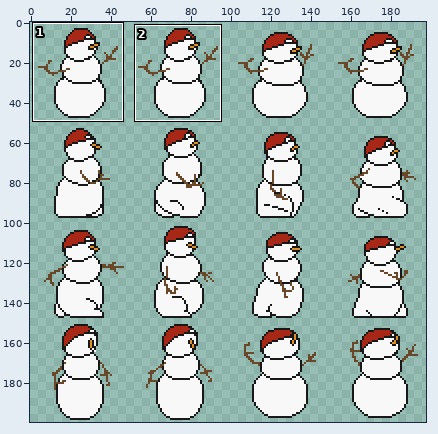
Edited in one commit: sprite sheet (Assets/Sprites/snowman/snowman.png). The picture above shows the old version from afar; the outline marks the close-up.
Close-up. As it was:
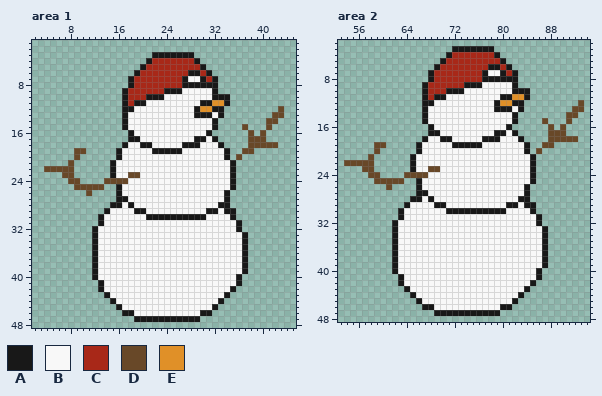
The file is 200x200 pixels. Shown: area 1: x 2..45, y 1..48; area 2: x 53..94, y 2..48. The wide view leaves out empty margins. The commit also changed other parts of the picture, which this record leaves out.
Palette (. is transparent): A #181818  B #f8f8f8  C #a82818  D #684828  E #e09028
New version:
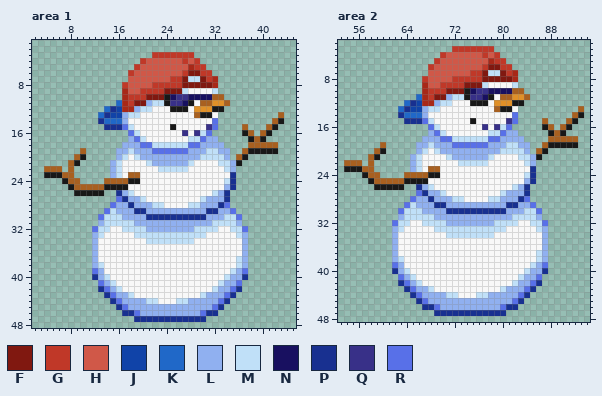
Colours new in this view: F #801810  G #c03828  H #d05848  J #1043a8  K #2068c8  L #90b0f0  M #c0e0f8  N #181060  P #183090  Q #383088  R #5870e8
Difference:
colour D: #684828 -> #a86020
Changed rows in their new state; - is a pixel that keeps its letter.
Area 1:
first column x 4:
 3 ------------------GGGGGGG---------------
 4 ----------------GHHHHHHGHG--------------
 5 ---------------GHHHHHHHH-GG-------------
 6 --------------GHHHHHHHHGFFGG------------
 7 --------------HHHHHHHGGFMMFGC-----------
 8 -------------GHHHHGGGGGFFFFFC-----------
 9 -------------CHHGGGGFFFM----M-----------
10 -------------CGGGFFFANQQNNNNDD.---------
11 ------------KCGFFLMMAQQNA-DD--D---------
12 ----------KPJCCLMM---AAA-E-------------.
13 ---------KPJJLMM---------D---.--------.-
14 ---------PKKKL--------------R--------.-A
15 ----------PPPRM------A-----QR---------A-
16 --------------RM-------Q-QMR-----A---A--
17 --------------LRM-------MMRLL-----A-A---
18 -------------LLLRRMMMMMMRRLLLL----------
19 -----.------LLMLLLRRRRRRLLLMMLL---AAAAA-
20 ------A-----LM-MLLLLLLLLLLMMMML--A------
21 -----A-----LM----MLLLLLLM----MMLA-------
22 ---.-------LM------MMMMM------ML--------
23 AAA--------LM------------------P--------
24 ---A----------AA--------------MP--------
25 ----A-----AA-A----------------LP--------
26 -----AAAAA--PLM-------------MLP---------
27 ------------RPLLM---------MLLLP---------
28 -----------RLLPLLLMM----MMLLLPR---------
29 ----------RMLLLPPLLLLLLLLLLPPLLR--------
30 ---------RMMMLLLLPPPPPPPPPPLLLMMR-------
31 ---------LMMMMMLLLLLLLLLLLLLMMMML-------
32 --------RMM--MMMMLLLLLLLLMMMM--MMR------
33 --------LM-----MMMMMMMMMMMM-----ML------
34 --------L--------MMMMMMMM--------L------
35 --------L------------------------L------
36 --------L------------------------L------
37 --------L-----------------------ML------
38 --------LM----------------------ML------
39 --------RL---------------------MLR------
40 --------PLM-------------------MLLP------
41 ---------RLM-----------------MLLR-------
42 ---------PRLM---------------MLLRP-------
43 ----------PRLLM-----------MLLLRP--------
44 -----------PRLLLLMM---MMLLLLLRP---------
45 ------------PRLLLLLLLLLLLLLLRP----------
46 -------------PPRLLLLLLLLLLRPP-----------
47 ---------------PPPPPPPPPPPP-------------
Area 2:
first column x 54:
 3 ------------------GGGGGGG---------------
 4 ----------------GHHHHHHGHG--------------
 5 ---------------GHHHHHHHH-GG-------------
 6 --------------GHHHHHHHHGFFGG------------
 7 --------------HHHHHHHGGFMMFGC-----------
 8 -------------GHHHHGGGGGFFFFFC-----------
 9 -------------CHHGGGGFFFM----M-----------
10 -------------CGGGFFFANQQNNNNDD.---------
11 ------------KCGFFLMMAQQNA-DD--D---------
12 ----------KPJCCLMM---AAA-E-------------.
13 ---------KPJJLMM---------D---.--------.-
14 ---------PKKKL--------------R--------.-A
15 ----------PPPRM------A-----QR---------A-
16 --------------RM-------Q-QMR-----A---A--
17 --------------LRM-------MMRLL-----A-A---
18 -------------LLLRRMMMMMMRRLLLL----------
19 -----.------LLMLLLRRRRRRLLLMMLL---AAAAA-
20 ------A-----LM-MLLLLLLLLLLMMMML--A------
21 -----A-----LM----MLLLLLLM----MMLA-------
22 ---.-------LM------MMMMM------ML--------
23 AAA--------LM------------------P--------
24 ---A----------AA--------------MP--------
25 ----A-----AA-A----------------LP--------
26 -----AAAAA--PLM-------------MLP---------
27 ------------RPLLM---------MLLLP---------
28 -----------RLLPLLLMM----MMLLLPR---------
29 ----------RMLLLPPLLLLLLLLLLPPLLR--------
30 ---------RMMMLLLLPPPPPPPPPPLLLMMR-------
31 ---------LMMMMMLLLLLLLLLLLLLMMMML-------
32 --------RMM--MMMMLLLLLLLLMMMM--MMR------
33 --------LM-----MMMMMMMMMMMM-----ML------
34 --------L--------MMMMMMMM--------L------
35 --------L------------------------L------
36 --------L------------------------L------
37 --------L-----------------------ML------
38 --------LM----------------------ML------
39 --------RL---------------------MLR------
40 --------PLM-------------------MLLP------
41 ---------RLM-----------------MLLR-------
42 ---------PRLM---------------MLLRP-------
43 ----------PRLLM-----------MLLLRP--------
44 -----------PRLLLLMM---MMLLLLLRP---------
45 ------------PRLLLLLLLLLLLLLLRP----------
46 -------------PPRLLLLLLLLLLRPP-----------
47 ---------------PPPPPPPPPPPP-------------
Changed places in both close-ups, as pixel boxes (x1, y1, x2, y2):
changed: (44, 52, 284, 322)
changed: (344, 46, 584, 316)
